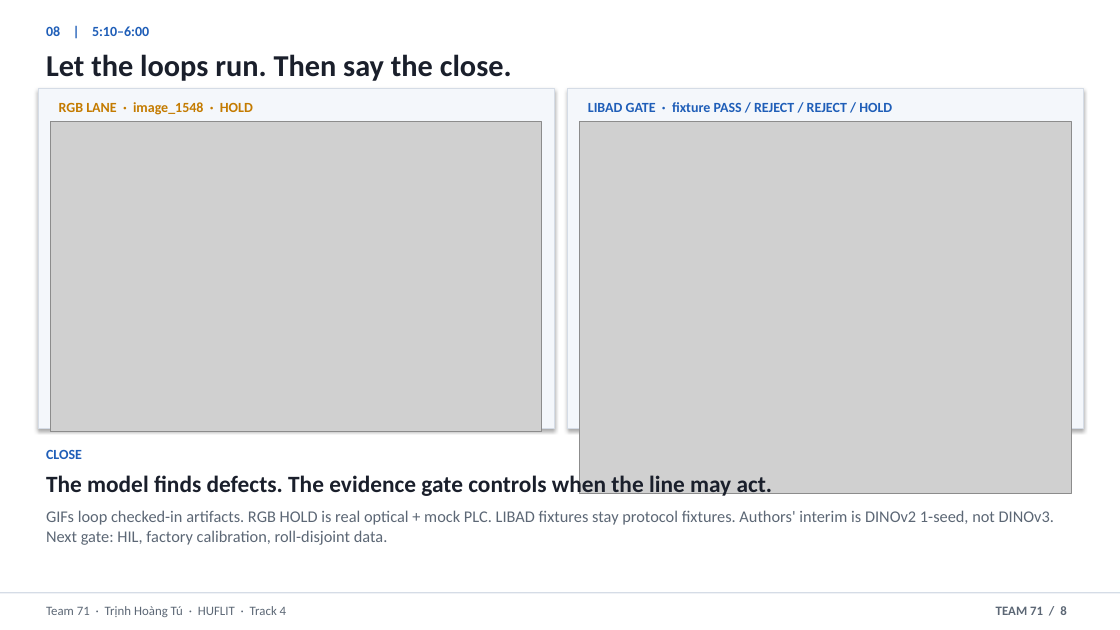
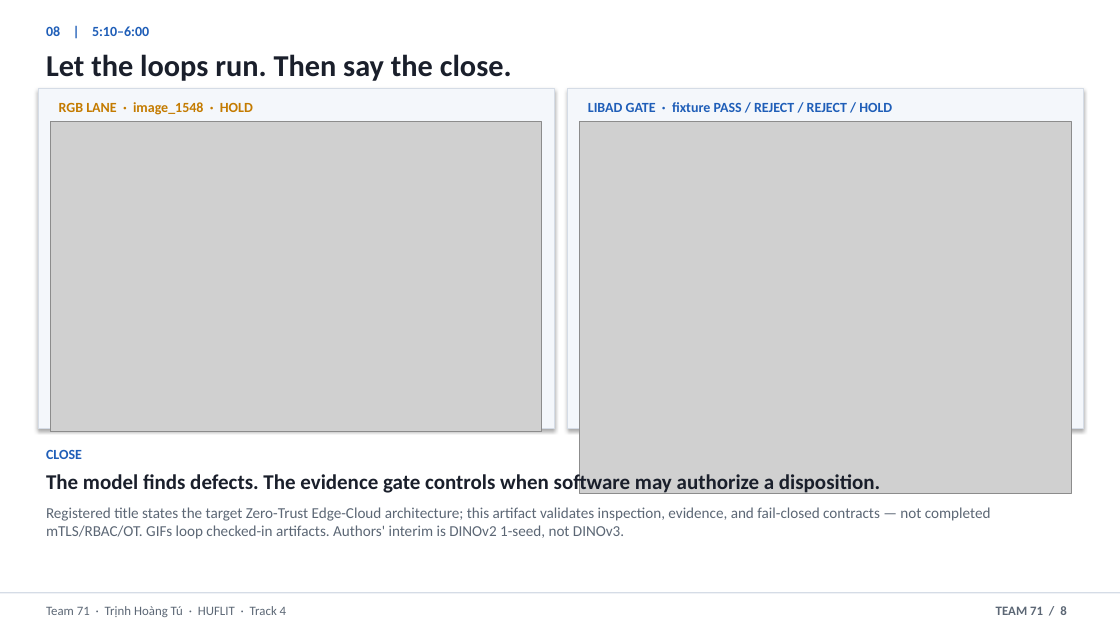
Before and after one commit to thtcsec/securecoating-vision, a slide deck: slide 8 of SecureCoating-Vision_Final_Defense_6min.pptx. Drawn at 1120x630 pixels with LibreOffice and Linux fonts; fonts in the diff are those of the drawing; grey boxes stand for pictures. Boxes give left, top, right and bottom in pixels: in the first picture for what was removed or moved away, otherwise in the second. Text is boxed around its words. In the diff, an @@ line names an element or a change of style, - is before the commit and + after.

```diff
--- a/SecureCoating-Vision_Final_Defense_6min.pptx
+++ b/SecureCoating-Vision_Final_Defense_6min.pptx
@@ text at bbox=[46, 472, 991, 539]: text changed; size 14 to 13 pt @@
-The model finds defects. The evidence gate controls when the line may act.
-GIFs loop checked-in artifacts. RGB HOLD is real optical + mock PLC. LIBAD fixtures stay protocol fixtures. Authors' interim is DINOv2 1-seed, not DINOv3. Next gate: HIL, factory calibration, roll-disjoint data.
+The model finds defects. The evidence gate controls when software may authorize a disposition.
+Registered title states the target Zero-Trust Edge-Cloud architecture; this artifact validates inspection, evidence, and fail-closed contracts — not completed mTLS/RBAC/OT. GIFs loop checked-in artifacts. Authors' interim is DINOv2 1-seed, not DINOv3.
```
Also in this commit, not shown: 2 other slides changed, 6 other files.
